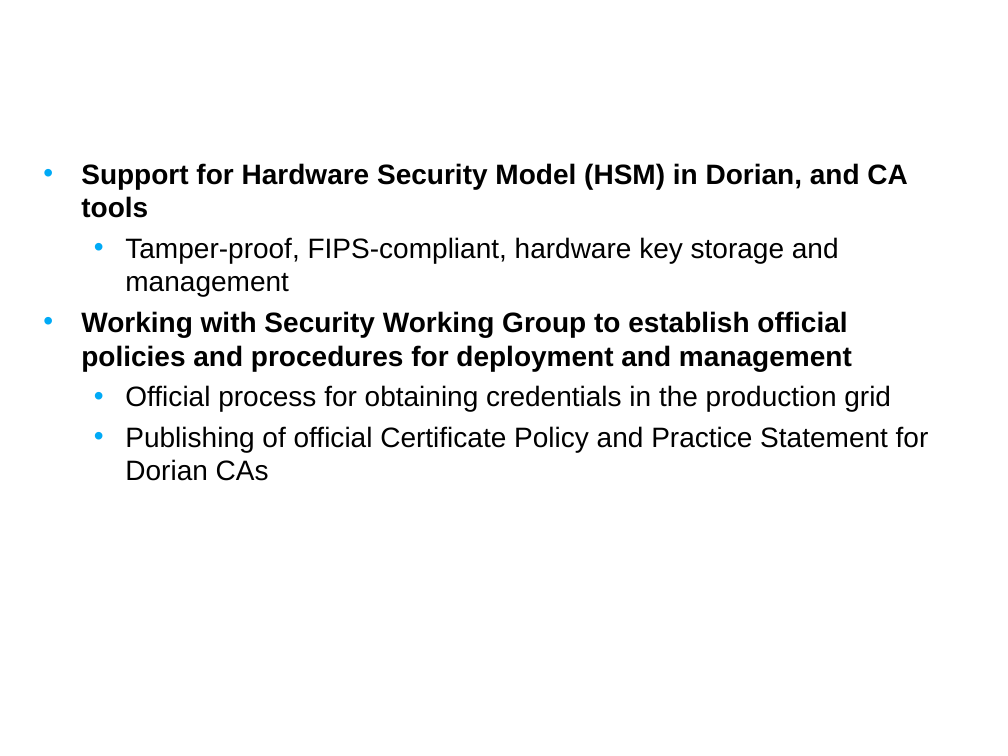
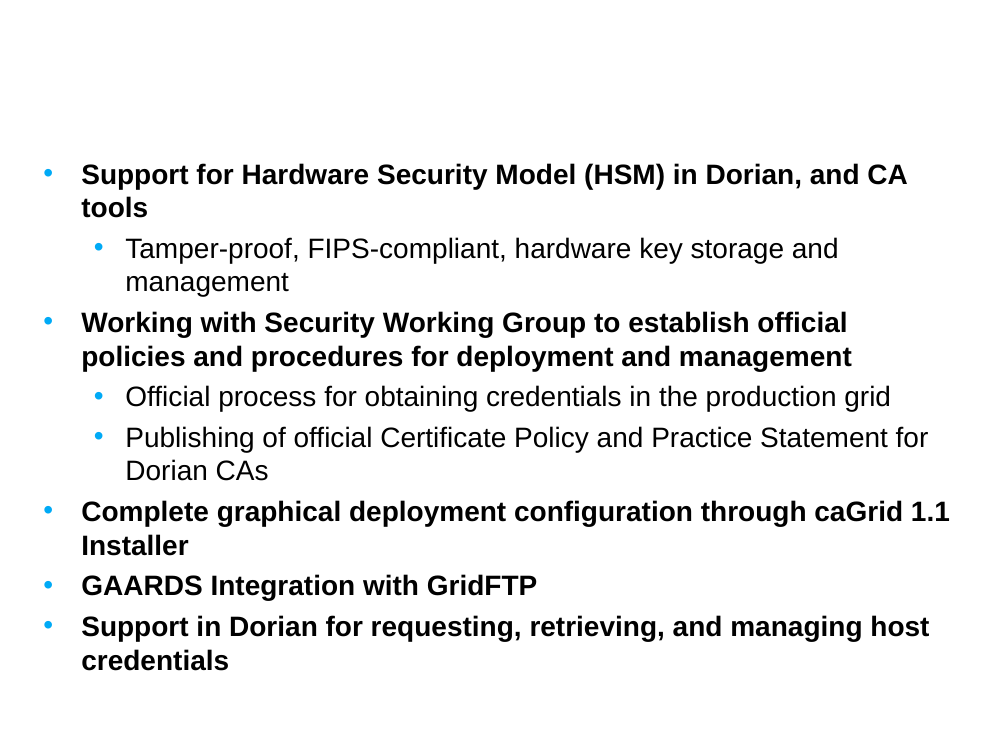
Before and after one commit to NCIP/cagrid-portal, a slide deck: slide 14 of cagrid-1-0/Documentation/presentations/200708_VCDE_ARCH/20070807_Day2_caGrid-1.1_Overview.ppt (slide 6 before the commit). Drawn at 1008x756 pixels with LibreOffice and Linux fonts; fonts in the diff are those of the drawing; background and template pictures are left out. Boxes give left, top, right and bottom in pixels: in the first picture for what was removed or moved away, otherwise in the second. Text is boxed around its words. In the diff, an @@ line names an element or a change of style, - is before the commit and + after.

```diff
--- a/cagrid-1-0/Documentation/presentations/200708_VCDE_ARCH/20070807_Day2_caGrid-1.1_Overview.ppt
+++ b/cagrid-1-0/Documentation/presentations/200708_VCDE_ARCH/20070807_Day2_caGrid-1.1_Overview.ppt
@@ text at box(81, 500, 950, 671): paragraphs added @@
+• Complete graphical deployment configuration through caGrid 1.1 Installer
+• GAARDS Integration with GridFTP
+• Support in Dorian for requesting, retrieving, and managing host credentials
```
Also in this commit, not shown: 3 other slides changed, 3 slides added, 1 slide removed.
